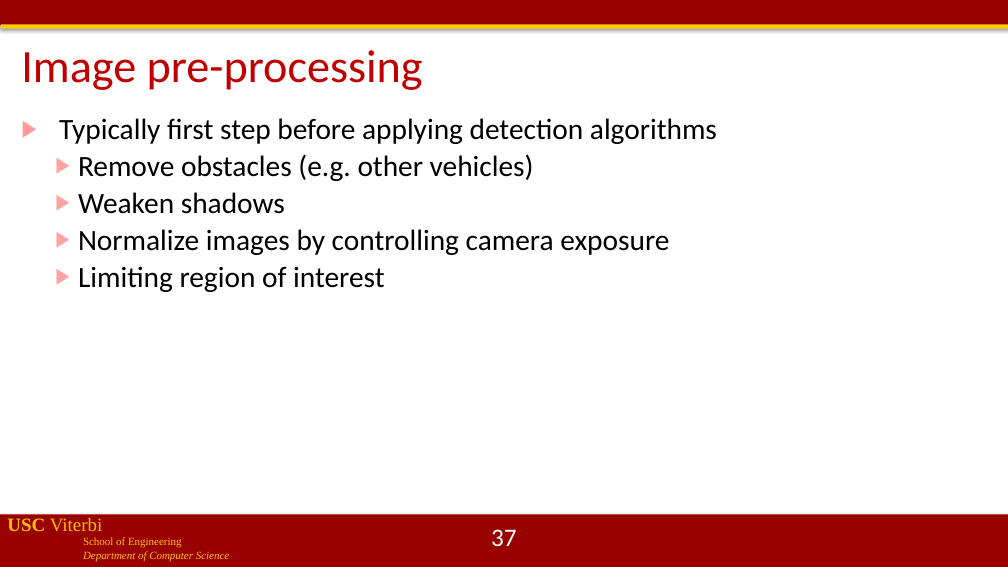
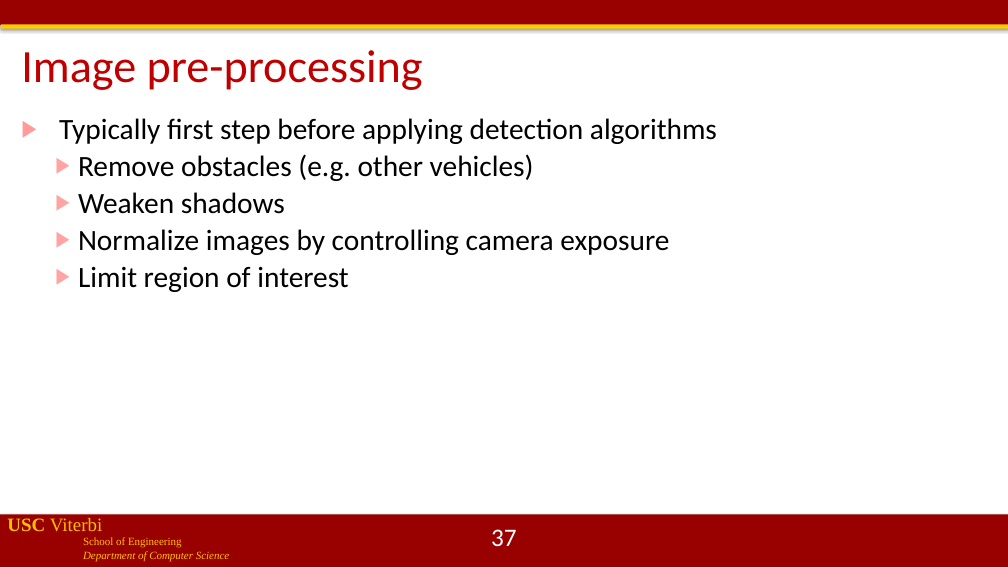
Before and after one commit to jdeshmukh/jdeshmukh.github.io, a slide deck: slide 37 of teaching/cs513-autocps-fall-2020/lecture11-SensingPerception.pptx. Drawn at 1008x567 pixels with LibreOffice and Linux fonts; fonts in the diff are those of the drawing; background and template pictures are left out. Boxes give left, top, right and bottom in pixels: in the first picture for what was removed or moved away, otherwise in the second. Text is boxed around its words. In the diff, an @@ line names an element or a change of style, - is before the commit and + after.

```diff
--- a/teaching/cs513-autocps-fall-2020/lecture11-SensingPerception.pptx
+++ b/teaching/cs513-autocps-fall-2020/lecture11-SensingPerception.pptx
@@ text at (78,266,348,292): text changed @@
-  ▶ Limiting region of interest
+  ▶ Limit region of interest
```
Also in this commit, not shown: 7 other slides changed.
